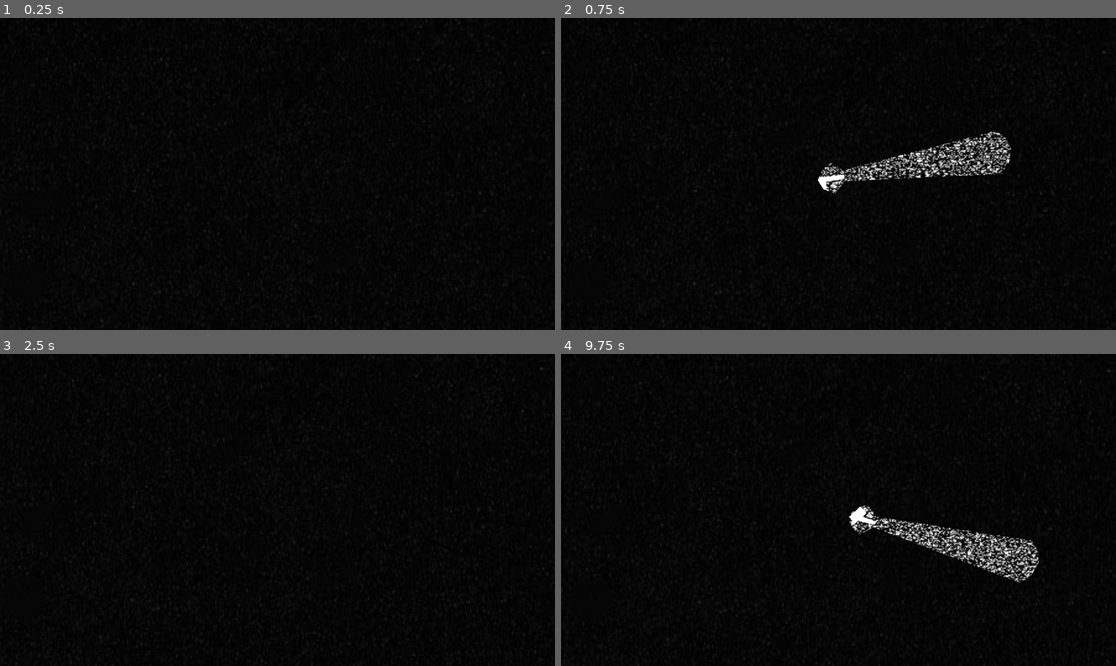
Above: before the commit, frames 1-4 (two rows, left to right).
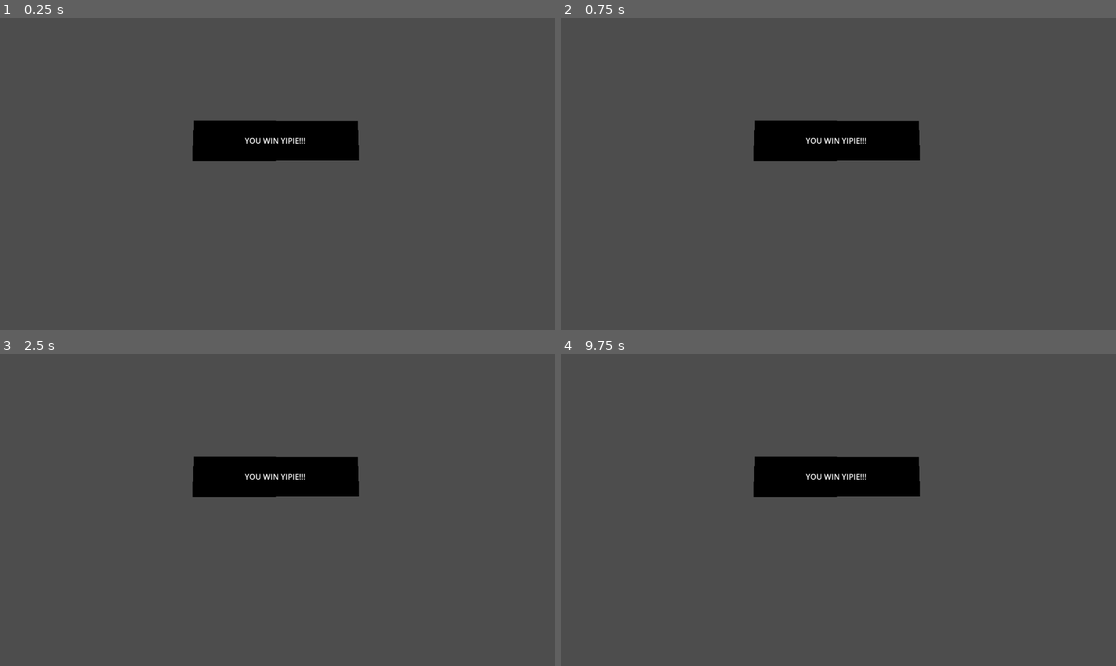
Above: after the commit, the same moments.

Repository: JakeTheHermitCrab/GodotGame-FlashSpace
Game: Godot game, scene res://scenes/main.tscn
Two runs of this game, one before a commit and one after it. Both use one fixed random seed, a clock stepped at 60 frames per second and the inputs below. The engine's default icon, where the game draws it, is replaced by a stand-in: a white triangle on a blue panel in a dark square.
Inputs (mouse positions are in pixels of both pictures, inside the frame that each line leads up to):
- Up to frame 1 (0.25 s): no input
- Up to frame 2 (0.75 s): tap Enter (ui_accept) at 0.5 s; move the mouse to (960, 158) at 0.52 s; hold D (right) from 0.53 s (still down); tap 1 (itemSlot1) at 0.6 s; click (960, 158) at 0.67 s
- Up to frame 3 (2.5 s): tap Enter (ui_accept) at 0.77, 1.52, 2 s; move the mouse to (166, 525) at 1.27 s; tap 2 (itemSlot2) at 1.35 s; move the mouse to (333, 441) at 2.02 s; release D (right) at 2.03 s; hold A (left) from 2.03 s (still down); tap 3 (itemSlot3) at 2.1 s
- Up to frame 4 (9.75 s): move the mouse to (810, 572) at 2.77 s; release A (left) at 2.78 s; hold D (right) 2.78-4.28 s; click (810, 572) at 2.85 s; tap Enter (ui_accept) at 3.02, 3.77, 4.25, 4.52, 6.02, 6.77, 7.25, 7.52, 8.75, 9.02, 9.5 s; move the mouse to (1005, 556) at 3.52 s; tap 1 (itemSlot1) at 3.6, 6.6, 9.6 s; move the mouse to (672, 463) at 4.27 s; hold A (left) 4.28-5.03 s; tap 2 (itemSlot2) at 4.35, 7.35 s; move the mouse to (866, 510) at 5.02 s; hold D (right) 5.03-5.78 s; tap 3 (itemSlot3) at 5.1, 8.1 s; click (866, 510) at 5.17 s; move the mouse to (755, 432) at 5.77 s; hold A (left) 5.78-7.28 s; click (755, 432) at 5.85 s; move the mouse to (960, 494) at 6.52 s; move the mouse to (727, 525) at 7.27 s; hold D (right) 7.28-9.53 s; click (727, 525) at 7.42 s; move the mouse to (894, 441) at 8.02 s; move the mouse to (810, 572) at 8.77 s; click (810, 572) at 8.85 s; move the mouse to (1005, 556) at 9.52 s; hold A (left) from 9.53 s (still down); click (1005, 556) at 9.67 s

The runs differ from the first frame. In frame 1, 96% of the frame differs, in the area x 0-100%, y 0-100%; in frame 2, 96%; in frame 3, 96%; in frame 4, 96%.

Commit message:
added stuff
stuff was added

Diff:
--- a/scenes/end_point.tscn
+++ b/scenes/end_point.tscn
@@ -1,3 +1,18 @@
 [gd_scene format=3 uid="uid://b4u8yb8a2lmli"]
 
-[node name="EndPoint" type="Node" unique_id=1163483897]
+[ext_resource type="Texture2D" uid="uid://demltojmyi5nj" path="res://icon.svg" id="1_5pkkc"]
+[ext_resource type="Script" uid="uid://dl4vjtridnknc" path="res://scripts/end_point.gd" id="1_fs12u"]
+
+[sub_resource type="RectangleShape2D" id="RectangleShape2D_5pkkc"]
+size = Vector2(128, 128)
+
+[node name="StaticBody2D" type="Area2D" unique_id=817450531]
+script = ExtResource("1_fs12u")
+
+[node name="Sprite2D" type="Sprite2D" parent="." unique_id=1080072731]
+texture = ExtResource("1_5pkkc")
+
+[node name="CollisionShape2D" type="CollisionShape2D" parent="." unique_id=1860486706]
+shape = SubResource("RectangleShape2D_5pkkc")
+
+[connection signal="body_entered" from="." to="." method="_on_body_entered"]
--- /dev/null
+++ b/scenes/end_screen.tscn
@@ -0,0 +1,16 @@
+[gd_scene format=3 uid="uid://mjp018cxanp7"]
+
+[node name="endScreen" type="Node2D" unique_id=119660030]
+
+[node name="Polygon2D" type="Polygon2D" parent="." unique_id=1296729112]
+position = Vector2(553, 232)
+scale = Vector2(2.6015038, 1)
+color = Color(0, 0, 0, 1)
+polygon = PackedVector2Array(-58, -19, 73, -18, 74, 64, -59, 65)
+
+[node name="Label" type="Label" parent="." unique_id=2004981656]
+offset_left = 508.0
+offset_top = 243.0
+offset_right = 626.0
+offset_bottom = 266.0
+text = "YOU WIN YIPIE!!!"
--- a/scenes/main.tscn
+++ b/scenes/main.tscn
@@ -10,7 +10,7 @@
 [ext_resource type="PackedScene" uid="uid://cfm5cgsjsj8aq" path="res://scenes/shotgun.tscn" id="5_tbgi4"]
 [ext_resource type="PackedScene" uid="uid://dawsnfcxawrmi" path="res://scenes/compas.tscn" id="6_tefeu"]
 [ext_resource type="Script" uid="uid://dgienq4igj2ro" path="res://scripts/bg.gd" id="8_tipki"]
-[ext_resource type="PackedScene" uid="uid://bqq1y5c37rru7" path="res://scenes/object.tscn" id="12_eb6dy"]
+[ext_resource type="PackedScene" uid="uid://b4u8yb8a2lmli" path="res://scenes/end_point.tscn" id="12_trceg"]
 
 [sub_resource type="AtlasTexture" id="AtlasTexture_eb6dy"]
 atlas = ExtResource("3_ya4ey")
@@ -98,8 +98,10 @@
 texture = ExtResource("3_choun")
 script = ExtResource("8_tipki")
 
-[node name="object" parent="." unique_id=1924339480 instance=ExtResource("12_eb6dy")]
-position = Vector2(437, 296)
+[node name="objects" type="Node" parent="." unique_id=273558827]
+
+[node name="StaticBody2D" parent="objects" unique_id=1501448429 instance=ExtResource("12_trceg")]
+position = Vector2(214, 359)
 
 [connection signal="itemSwitch1" from="." to="playerRelated/player" method="_on_main_item_switch_1"]
 [connection signal="itemSwitch2" from="." to="playerRelated/player" method="_on_main_item_switch_2"]
@@ -108,3 +110,4 @@
 [connection signal="flashLightSwitch" from="playerRelated/player" to="playerRelated/player/playerArm/flashLight" method="_on_player_flash_light_switch"]
 [connection signal="gunHasShot" from="playerRelated/player" to="playerRelated/player/playerArm/shotgun" method="_on_player_gun_has_shot"]
 [connection signal="shotGunSwitch" from="playerRelated/player" to="playerRelated/player/playerArm/shotgun" method="_on_player_shot_gun_switch"]
+[connection signal="gameWon" from="objects/StaticBody2D" to="." method="_on_static_body_2d_game_won"]
--- /dev/null
+++ b/scripts/end_point.gd
@@ -0,0 +1,7 @@
+extends Area2D
+
+signal gameWon()
+
+func _on_body_entered(body: Node2D) -> void:
+	print("win")
+	emit_signal("gameWon")
--- a/scripts/main.gd
+++ b/scripts/main.gd
@@ -4,6 +4,11 @@
 signal itemSwitch2
 signal itemSwitch3
 
+var object = preload("res://scenes/object.tscn")
+var objectCount = 20
+
+func _ready():
+	objectSpawn()
 
 func _process(delta):
 	if Input.is_action_just_pressed("itemSlot1"):
@@ -14,3 +19,14 @@
 		else:
 			if Input.is_action_just_pressed("itemSlot3"):
 				emit_signal("itemSwitch3")
+
+
+func _on_static_body_2d_game_won() -> void:
+	get_tree().change_scene_to_file("res://scenes/end_screen.tscn")
+
+func objectSpawn():
+	for i in range(objectCount):
+		var instance = object.instantiate()
+		var randomPos = Vector2(randf_range(0,1152), randf_range(0, 648))
+		instance.global_position = randomPos
+		add_child(instance)
Not shown, added: scripts/end_point.gd.uid
